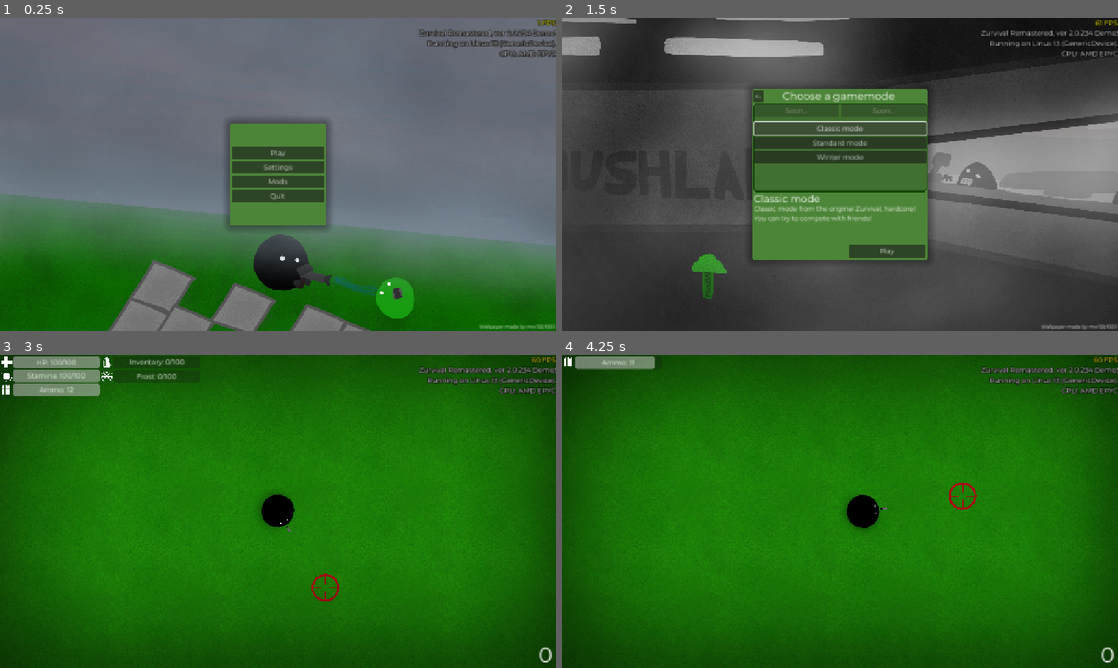
Above: before the commit, frames 1-4 (two rows, left to right).
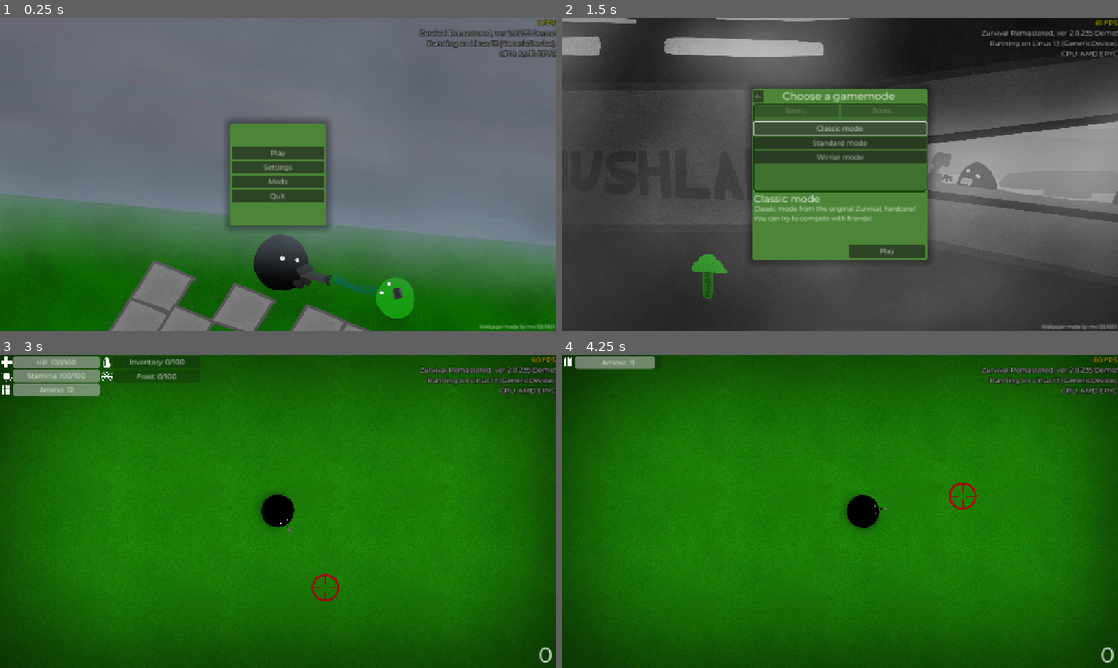
Above: after the commit, the same moments.

Repository: klodskateam/zurvival-remastered
Game: Godot game, scene res://menu.tscn
Two runs of this game, one before a commit and one after it. Both use one fixed random seed, a clock stepped at 60 frames per second and the inputs below.
Inputs (mouse positions are in pixels of both pictures, inside the frame that each line leads up to):
- Up to frame 1 (0.25 s): no input
- Up to frame 2 (1.5 s): click "Play" at 0.5 s; click "Classic mode" at 1.25 s
- Up to frame 3 (3 s): click "Classic mode" at 2 s; click "Play" at 2.75 s
- Up to frame 4 (4.25 s): tap Enter at 3.5 s; move the mouse to (962, 495) at 3.52 s; hold D (right) from 3.53 s (still down); hold Mouse wheel up (nextweapon) from 3.53 s (still down); click (962, 495) at 3.67 s

The runs differ from the first frame. In frame 1, less than 0.1% of the frame differs, in the area x 75-100%, y 3-12%; in frame 2, less than 0.1%; in frame 3, 0.1%, in the area x 23-100%, y 1-12%; in frame 4, 0.1%.

Commit message:
аивпрапрвапим
не красивое число (234 кудааааа)

Diff:
--- a/Translation/translations.csv
+++ b/Translation/translations.csv
@@ -69,7 +69,7 @@
 $selectedweapon,Selected weapon: %s. \nChange weapons using mouse wheel.,Выбран: %s. \nОружие выбирается колёсиком мыши,Выбраная зброя: %s. \nЗмяняйце зброю з дапамогай скролу мышы.,"已选武器：%s。\n使用鼠标滚轮切换武器。
 ","Arma seleccionada: %s. \nCambia de arma con la rueda del ratón.
 ",Valittu ase: %s. \nVaihda aseita hiiren rullalla.,Vybranaja zbroja: %s. \nŹmianiajcie zbroju z dapamohaj skrolu myšy.,Wybrana broń: %s. \nZmień broń za pomocą kółka myszy.,🖊: %s. \n🗡 🖊 ⏮ 🐁 🎡
-$disableweaponhints,Disable weapon hints,Отключить показ текущего оружия,"Выключыць адлюстраванне бягучай зброі
+$disablegunhints,Disable weapon hints,Отключить подсказки,"Выключыць адлюстраванне бягучай зброі
 ","关闭当前武器显示
 ",Desactivar la visualización del arma actual,Poista aseiden vihjeet,"Vykliučyć adliustravańnie biahučaj zbroi
 ",Wyłączyć wyświetlanie aktualnej broni,❎ 🗡 🎱
--- a/project.godot
+++ b/project.godot
@@ -11,7 +11,7 @@
 [application]
 
 config/name="Zurvival Remastered"
-config/version="2.0.234 Demo!"
+config/version="2.0.235 Demo!"
 run/main_scene="res://menu.tscn"
 config/features=PackedStringArray("4.5", "Forward Plus")
 boot_splash/fullsize=false
